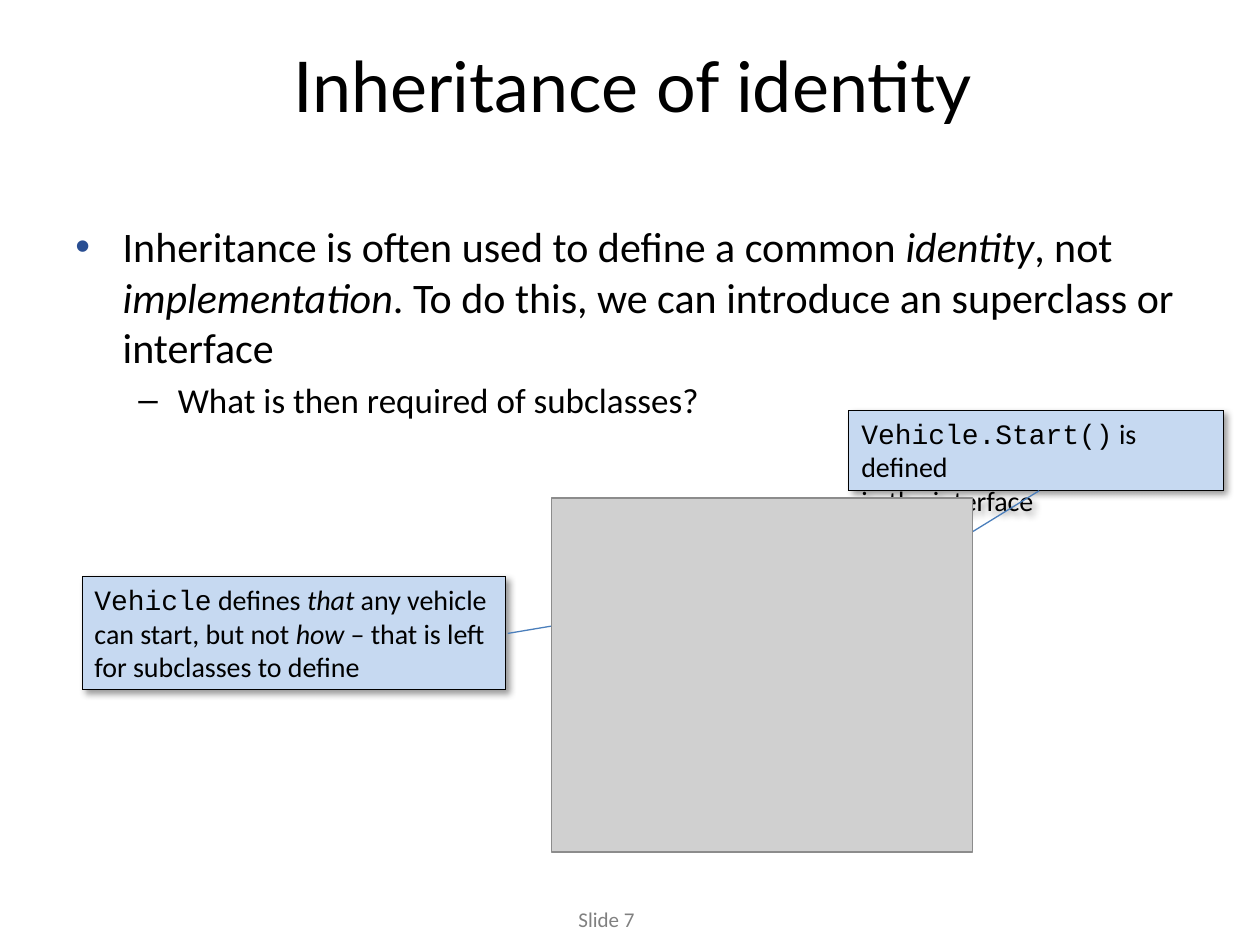
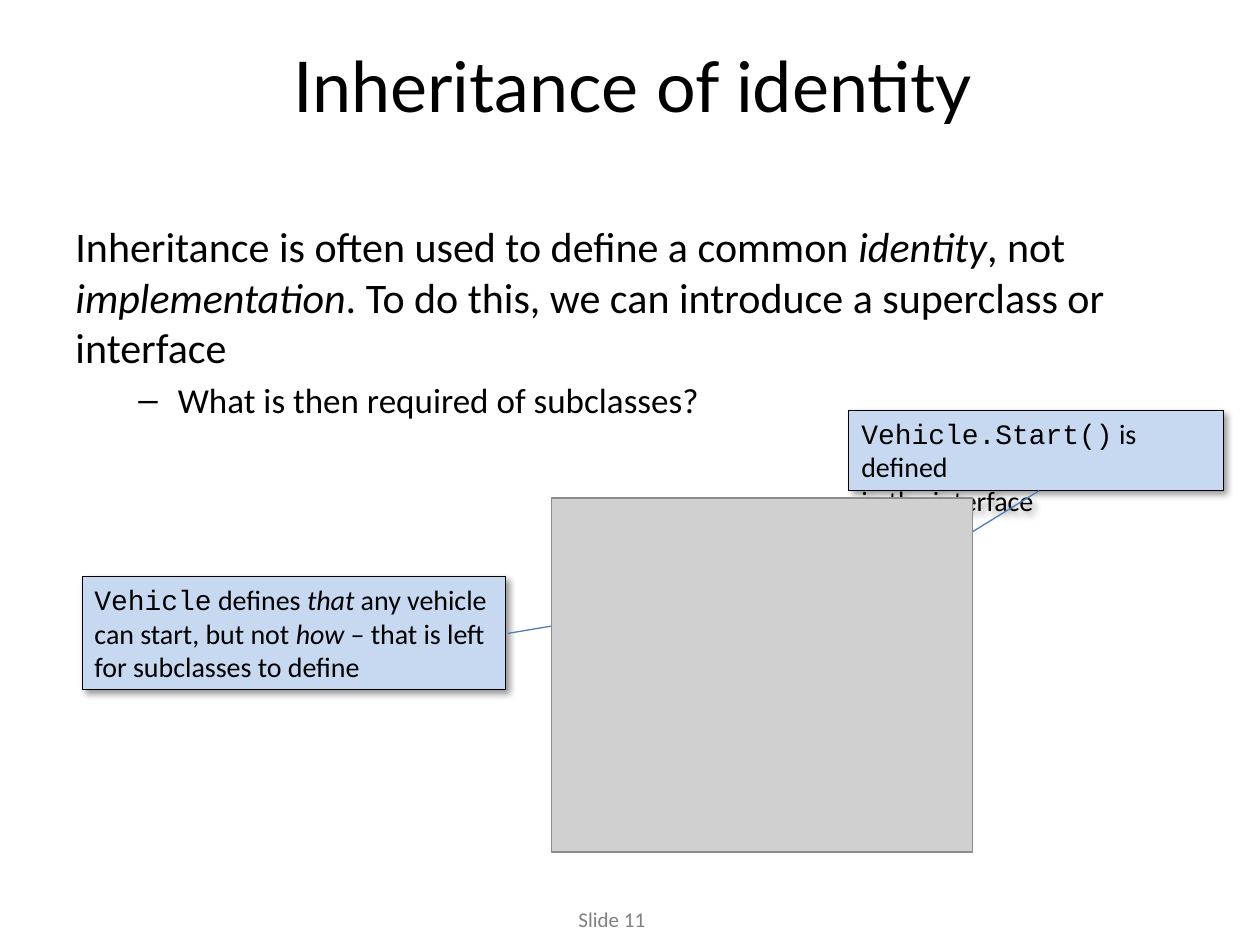
Before and after one commit to codesmurf/st3its3_teaching, a slide deck: slide 11 of 01 Intro + Opsamling + Interfaces/OO recap.pptx (slide 7 before the commit). Drawn at 1260x945 pixels with LibreOffice and Linux fonts; fonts in the diff are those of the drawing; grey boxes stand for pictures; background and template pictures are left out. Boxes give left, top, right and bottom in pixels: in the first picture for what was removed or moved away, otherwise in the second. Text is boxed around its words. In the diff, an @@ line names an element or a change of style, - is before the commit and + after.

Commit message:
Updated intro and recap slides

```diff
--- a/01 Intro + Opsamling + Interfaces/OO recap.pptx
+++ b/01 Intro + Opsamling + Interfaces/OO recap.pptx
@@ text at <box>75,232,1104,364</box>: text changed @@
-• Inheritance is often used to define a common identity, not implementation. To do this, we can introduce an superclass or interface
+Inheritance is often used to define a common identity, not implementation. To do this, we can introduce a superclass or interface
@@ page number at <box>578,912,645,927</box>: text changed @@
-Slide 7
+Slide 11
```
Also in this commit, not shown: 13 other slides changed, 13 slides added.
